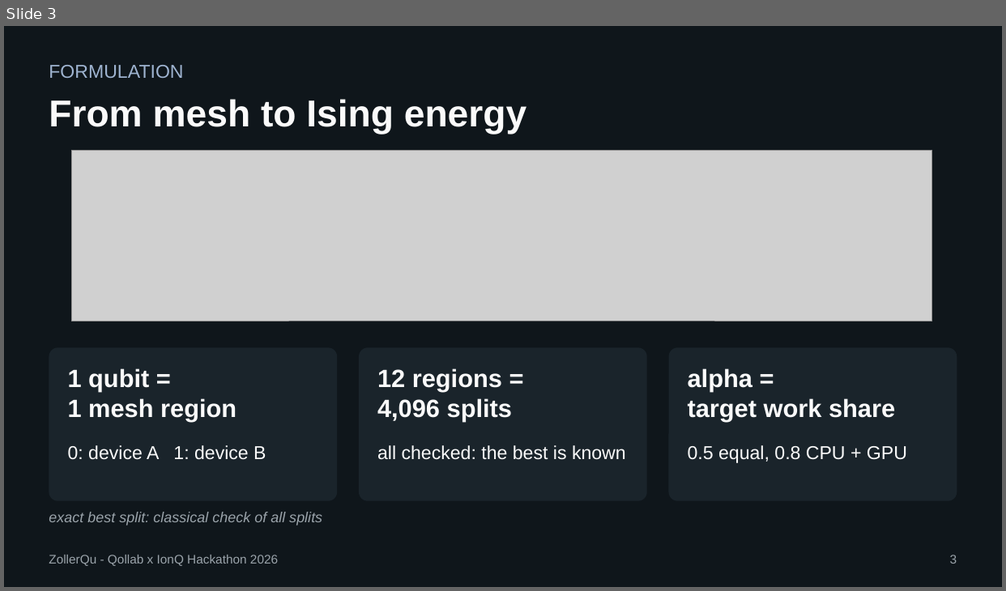
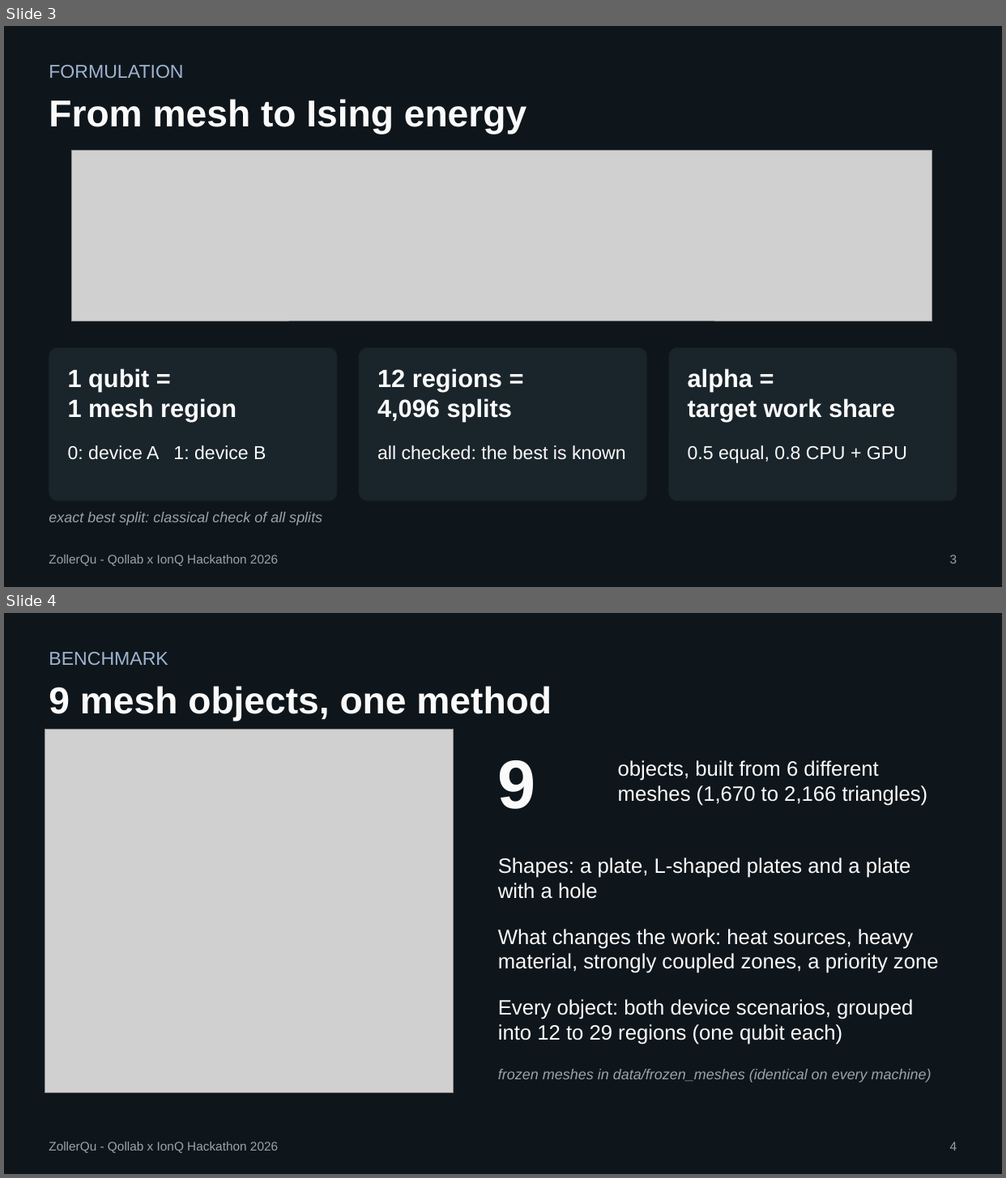
Before and after one commit to Oussema-t/zollerqu-qollab, a slide deck: mesh/slides/mesh_ZollerQu.pptx. Shown one above the other, each under a label of ours: slide 3 before the commit, slides 3 and 4 after it. The pictures are 1006x591 and 1006x1178 pixels, drawn with LibreOffice and Linux fonts; fonts in the diff are those of the drawing; grey boxes stand for pictures. Boxes give left, top, right and bottom in pixels: in the first picture for what was removed or moved away, otherwise in the second. Text is boxed around its words. In the diff, an @@ line names an element or a change of style, - is before the commit and + after.

```diff
--- a/mesh/slides/mesh_ZollerQu.pptx
+++ b/mesh/slides/mesh_ZollerQu.pptx
@@ slide 4 added at [4, 613, 1002, 1174], background #0F161B @@
@@ text added at [49, 652, 168, 665], 18 pt, text #9FB4D1 @@
+BENCHMARK
@@ text added at [49, 686, 552, 722], 36 pt, text #FAFAFA, bold @@
+9 mesh objects, one method
@@ picture added at [45, 729, 454, 1093] @@
@@ text added at [498, 760, 536, 809], 66 pt, text #FAFAFA, bold @@
+9
@@ text added at [618, 760, 928, 806], 20 pt, text #FAFAFA @@
+objects, built from 6 different
+meshes (1,670 to 2,166 triangles)
@@ text added at [498, 858, 911, 899], 20 pt, text #FAFAFA @@
+Shapes: a plate, L-shaped plates and a plate
+with a hole
@@ text added at [498, 929, 939, 973], 20 pt, text #FAFAFA @@
+What changes the work: heat sources, heavy
+material, strongly coupled zones, a priority zone
@@ text added at [498, 999, 913, 1045], 20 pt, text #FAFAFA @@
+Every object: both device scenarios, grouped
+into 12 to 29 regions (one qubit each)
@@ text added at [498, 1069, 931, 1083], 14 pt, text #9AA3AA, italic @@
+frozen meshes in data/frozen_meshes (identical on every machine)
@@ text added at [49, 1142, 278, 1153], 12 pt, text #9AA3AA @@
+ZollerQu - Qollab x IonQ Hackathon 2026
@@ text added at [950, 1142, 957, 1151], 12 pt, text #9AA3AA @@
+4
```
Also in this commit, not shown: 6 slides changed, 1 other slide added, 34 other files.
